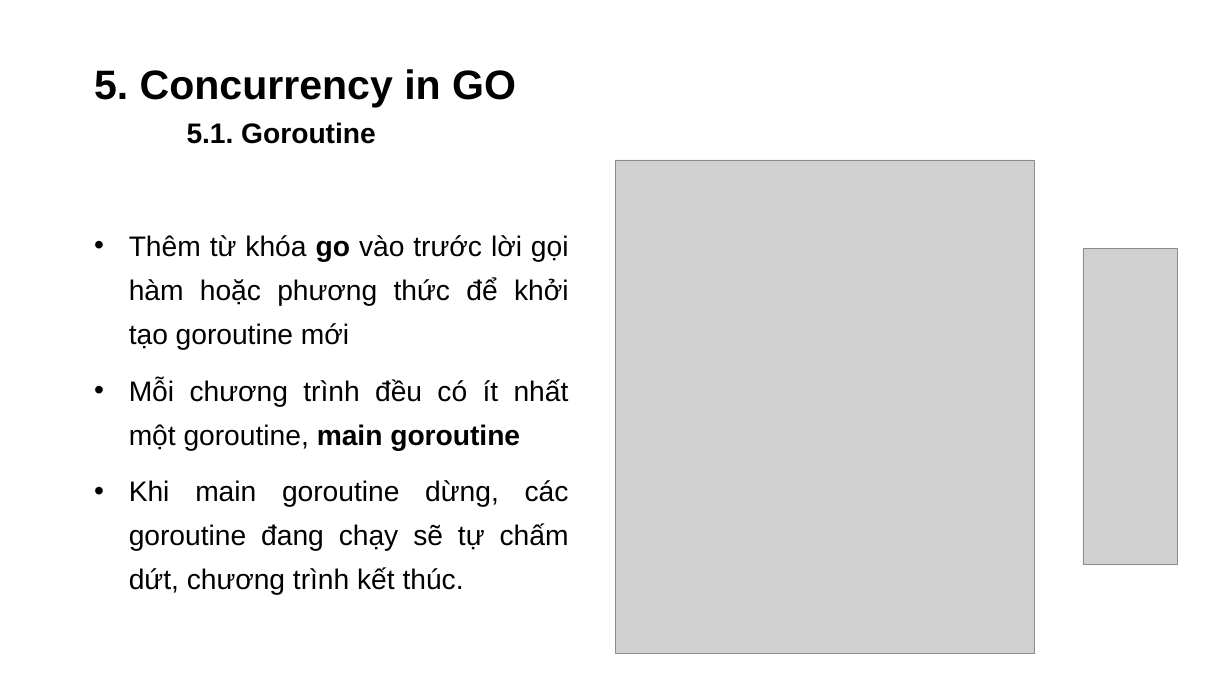
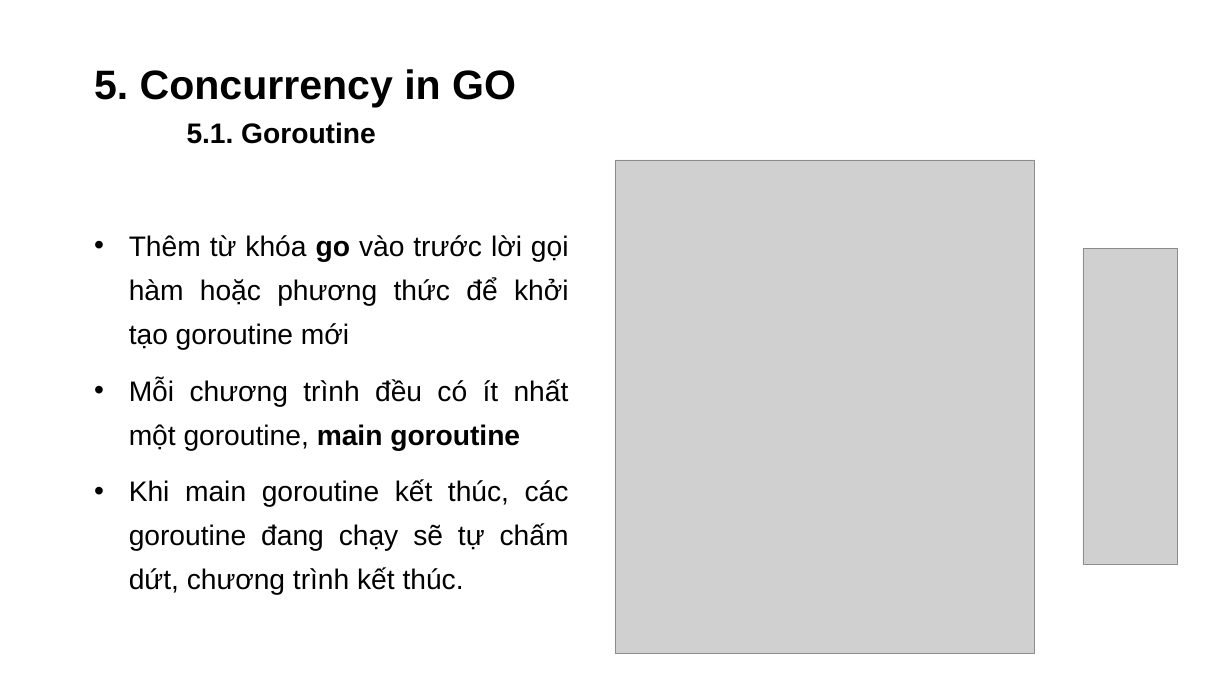
Before and after one commit to dangnm9699/Learn-Golang, a slide deck: slide 25 of Problem and Solution in Concurrency.pptx (slide 21 before the commit). Drawn at 1232x693 pixels with LibreOffice and Linux fonts; fonts in the diff are those of the drawing; grey boxes stand for pictures. Boxes give left, top, right and bottom in pixels: in the first picture for what was removed or moved away, otherwise in the second. Text is boxed around its words. In the diff, an @@ line names an element or a change of style, - is before the commit and + after.

```diff
--- a/Problem and Solution in Concurrency.pptx
+++ b/Problem and Solution in Concurrency.pptx
@@ text at box(129, 479, 569, 595): text changed @@
-• Khi main goroutine dừng, các goroutine đang chạy sẽ tự chấm dứt, chương trình kết thúc.
+• Khi main goroutine kết thúc, các goroutine đang chạy sẽ tự chấm dứt, chương trình kết thúc.
```
Also in this commit, not shown: 6 other slides changed, 19 slides added, 6 slides removed, 1 other file.
